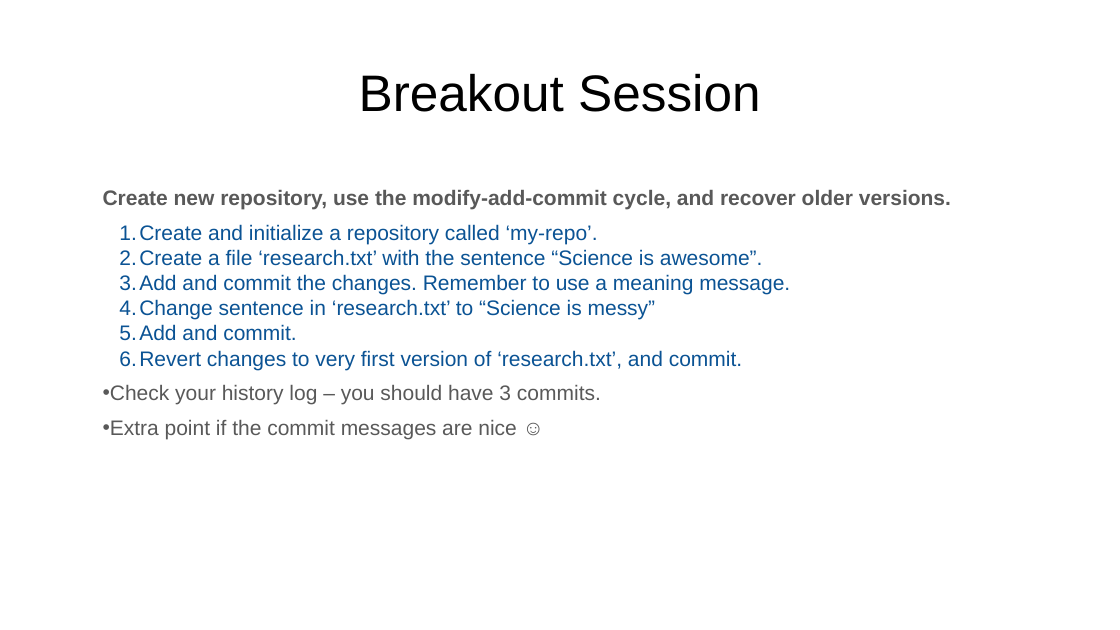
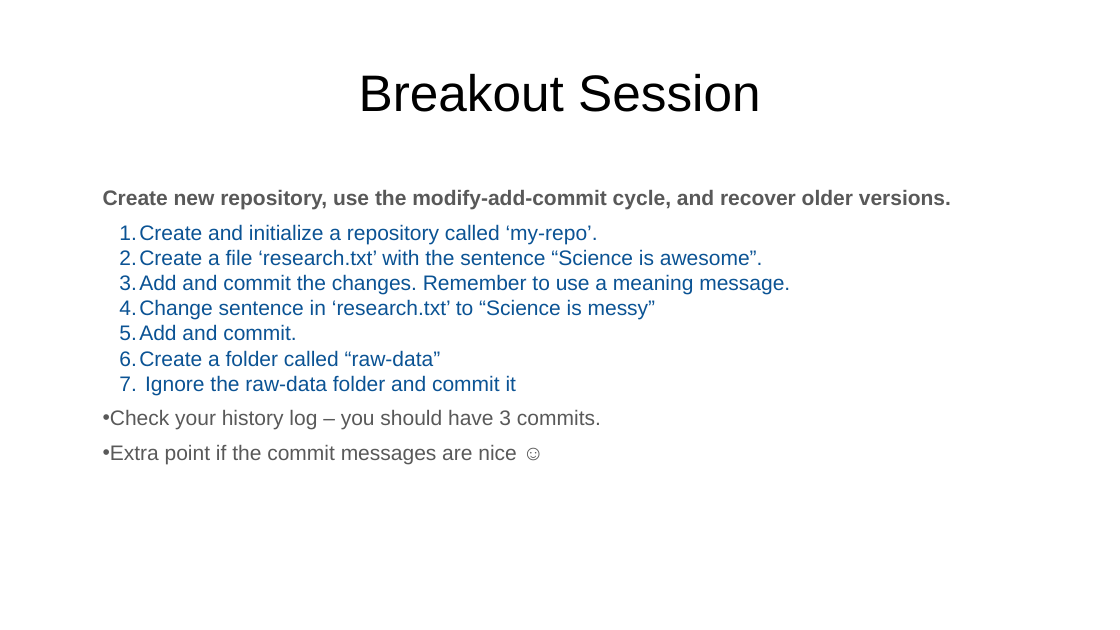
Before and after one commit to leilaicruz/Git4TUmembers_lesson, a slide deck: slide 1 of Git-exercise (day 1).pptx. Drawn at 1120x630 pixels with LibreOffice and Linux fonts; fonts in the diff are those of the drawing. Boxes give left, top, right and bottom in pixels: in the first picture for what was removed or moved away, otherwise in the second. Text is boxed around its words. In the diff, an @@ line names an element or a change of style, - is before the commit and + after.

```diff
--- a/Git-exercise (day 1).pptx
+++ b/Git-exercise (day 1).pptx
@@ text at box(139, 350, 516, 395): text changed @@
-6. Revert changes to very first version of ‘research.txt’, and commit.
+6. Create a folder called “raw-data”
+7. Ignore the raw-data folder and commit it
```
Also in this commit, not shown: 19 other files.
